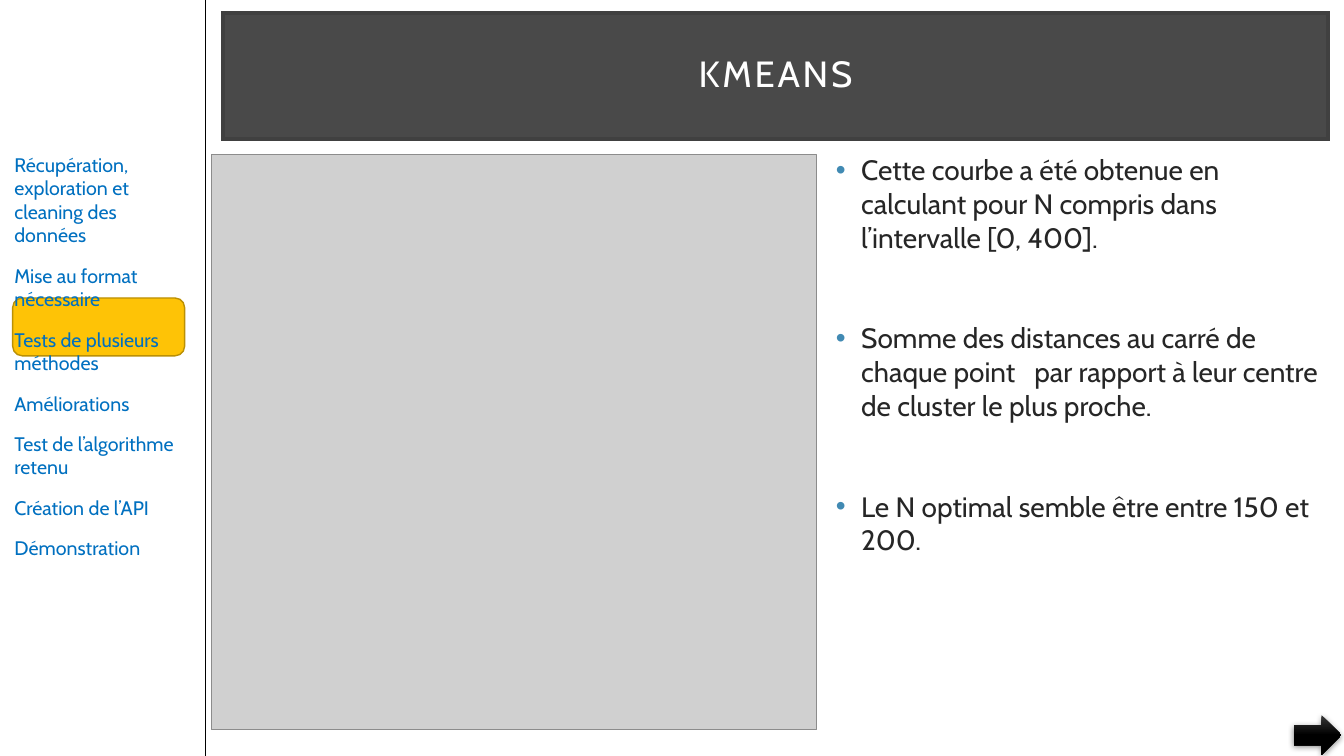
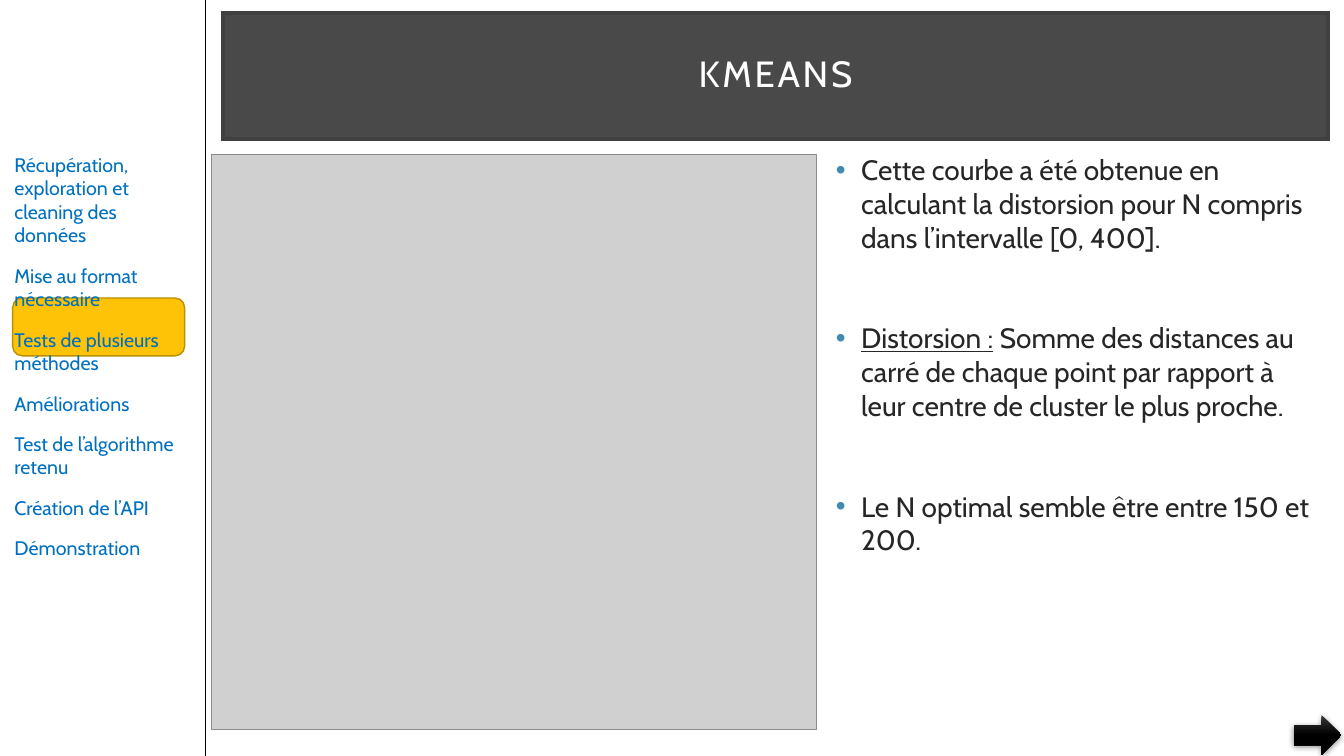
Before and after one commit to pfroide/python, a slide deck: slide 16 of Projet_3/p3.pptx (slide 15 before the commit). Drawn at 1344x756 pixels with LibreOffice and Linux fonts; fonts in the diff are those of the drawing; grey boxes stand for pictures. Boxes give left, top, right and bottom in pixels: in the first picture for what was removed or moved away, otherwise in the second. Text is boxed around its words. In the diff, an @@ line names an element or a change of style, - is before the commit and + after.

```diff
--- a/Projet_3/p3.pptx
+++ b/Projet_3/p3.pptx
@@ text at (861, 159, 1303, 422): text changed @@
-• Cette courbe a été obtenue en calculant pour N compris dans l’intervalle [0, 400].
-• Somme des distances au carré de chaque point par rapport à leur centre de cluster le plus proche.
+• Cette courbe a été obtenue en calculant la distorsion pour N compris dans l’intervalle [0, 400].
+• Distorsion : Somme des distances au carré de chaque point par rapport à leur centre de cluster le plus proche.
```
Also in this commit, not shown: 13 other slides changed, 1 slide added.
